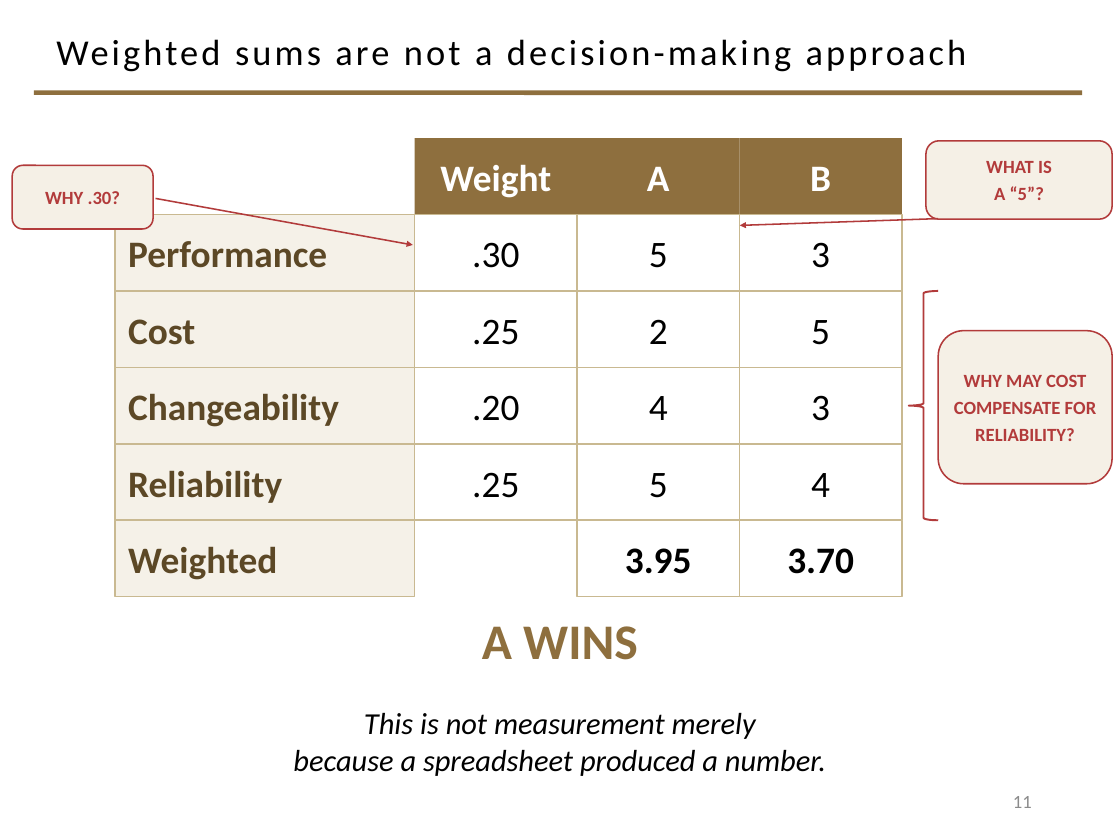
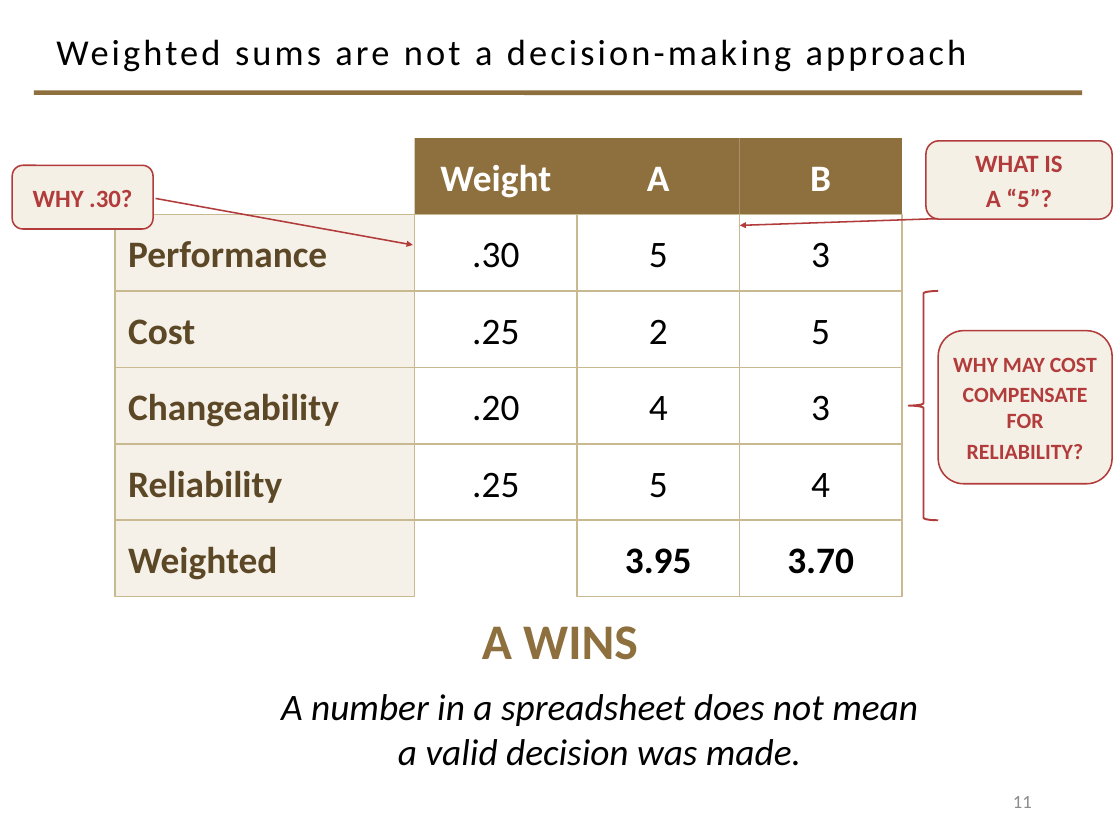
Before and after one commit to davisjam/model-based-agentic-software-engineering, a slide deck: slide 11 of course/lectures/act-1-foundations/06-architecture/1-6-Architecture.pptx. Drawn at 1120x840 pixels with LibreOffice and Linux fonts; fonts in the diff are those of the drawing; background and template pictures are left out. Boxes give left, top, right and bottom in pixels: in the first picture for what was removed or moved away, otherwise in the second. Text is boxed around its words. In the diff, an @@ line names an element or a change of style, - is before the commit and + after.

```diff
--- a/course/lectures/act-1-foundations/06-architecture/1-6-Architecture.pptx
+++ b/course/lectures/act-1-foundations/06-architecture/1-6-Architecture.pptx
@@ rounded rectangle "WHAT IS" at [926, 141, 1112, 220]: size 12 to 16 pt @@
@@ rounded rectangle "WHY .30?" at [12, 166, 153, 230]: size 12 to 16 pt @@
@@ rounded rectangle "WHY MAY COST" at [939, 330, 1112, 484]: size 12 to 14 pt @@
@@ text at [281, 694, 918, 766]: text changed; size 19.6 to 24 pt @@
-This is not measurement merely
-because a spreadsheet produced a number.
+A number in a spreadsheet does not mean a valid decision was made.
```
Also in this commit, not shown: 11 other slides changed, 1 slide added.
